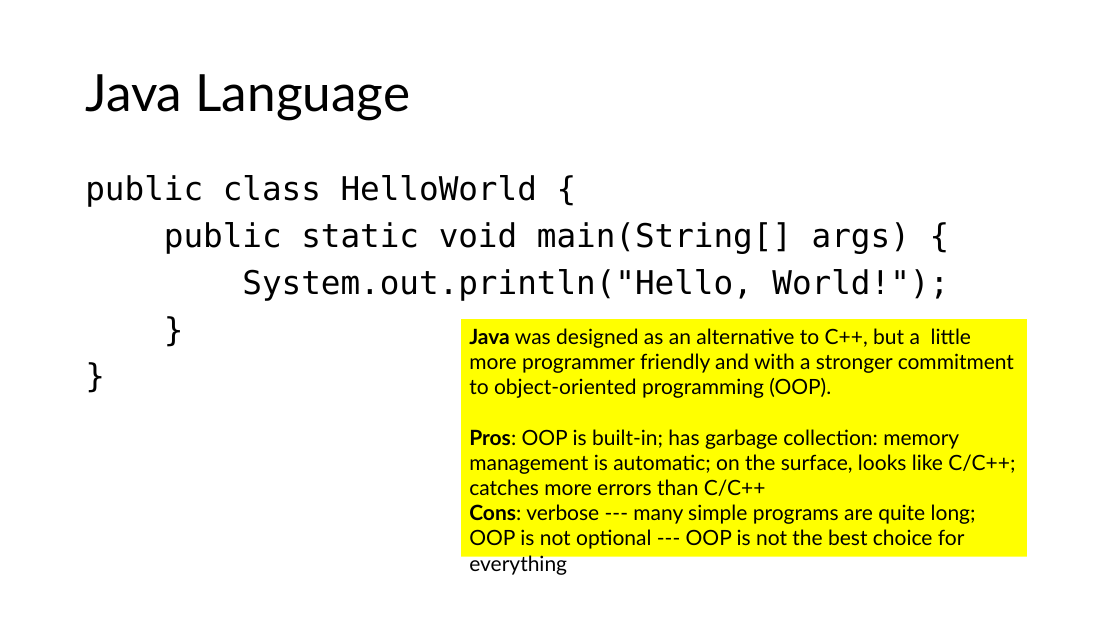
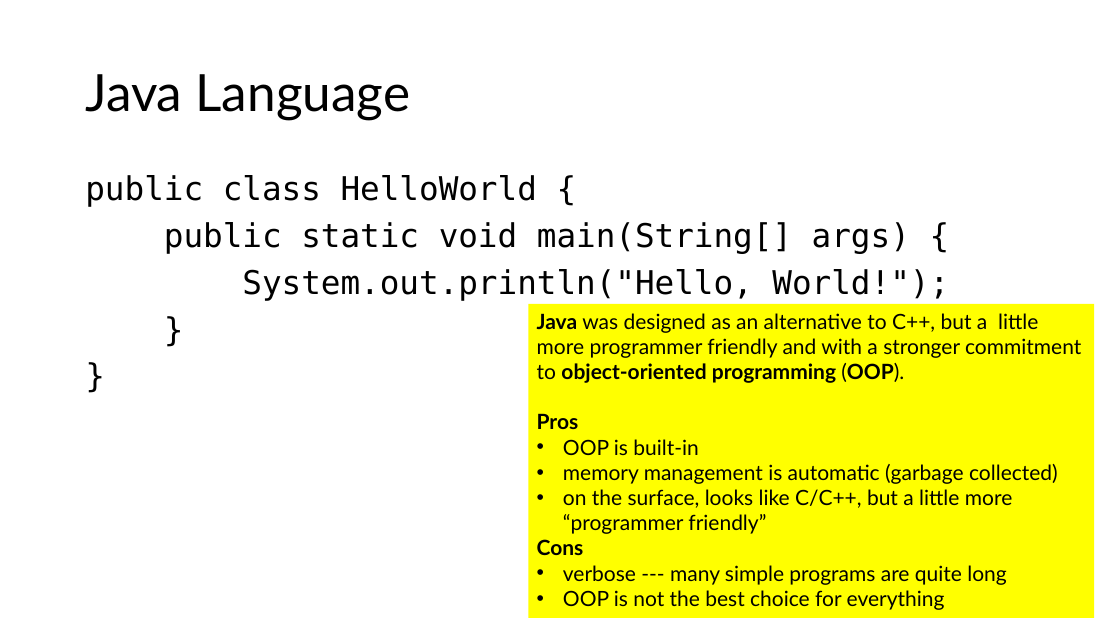
Before and after one commit to tjd1234/cmpt120spring2026, a slide deck: slide 12 of lecture_notes/chapter1/chapter1.pptx (slide 11 before the commit). Drawn at 1120x630 pixels with LibreOffice and Linux fonts; fonts in the diff are those of the drawing. Boxes give left, top, right and bottom in pixels: in the first picture for what was removed or moved away, otherwise in the second. Text is boxed around its words. In the diff, an @@ line names an element or a change of style, - is before the commit and + after.

```diff
--- a/lecture_notes/chapter1/chapter1.pptx
+++ b/lecture_notes/chapter1/chapter1.pptx
@@ rectangle "Java was designed as an ...": place and size @@
-rectangle "Java was designed as an ..." at bbox=[461, 319, 1027, 557]
+rectangle "Java was designed as an ..." at bbox=[528, 304, 1094, 618]
@@ text in rectangle at bbox=[537, 313, 1081, 383]: bold on in "object-oriented programming (OOP)." @@
@@ text in rectangle at bbox=[537, 413, 1058, 610]: text changed @@
-Pros: OOP is built-in; has garbage collection: memory management is automatic; on the surface, looks like C/C++; catches more errors than C/C++
-Cons: verbose --- many simple programs are quite long; OOP is not optional --- OOP is not the best choice for everything
+Pros
+• OOP is built-in
+• memory management is automatic (garbage collected)
+• on the surface, looks like C/C++, but a little more “programmer friendly”
+Cons
+• verbose --- many simple programs are quite long
+• OOP is not the best choice for everything
```
Also in this commit, not shown: 12 other slides changed, 1 slide added, 3 other files.
